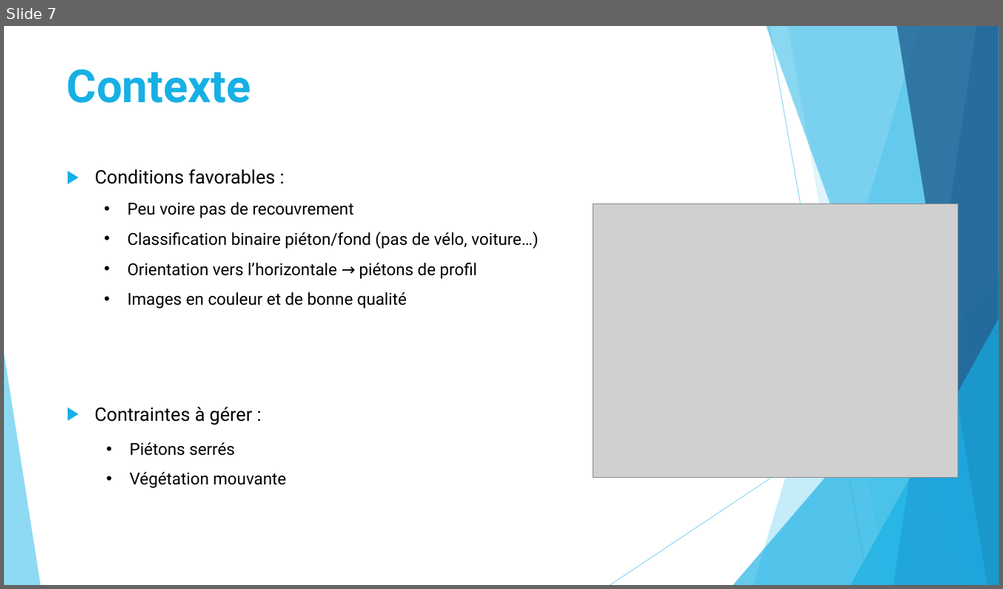
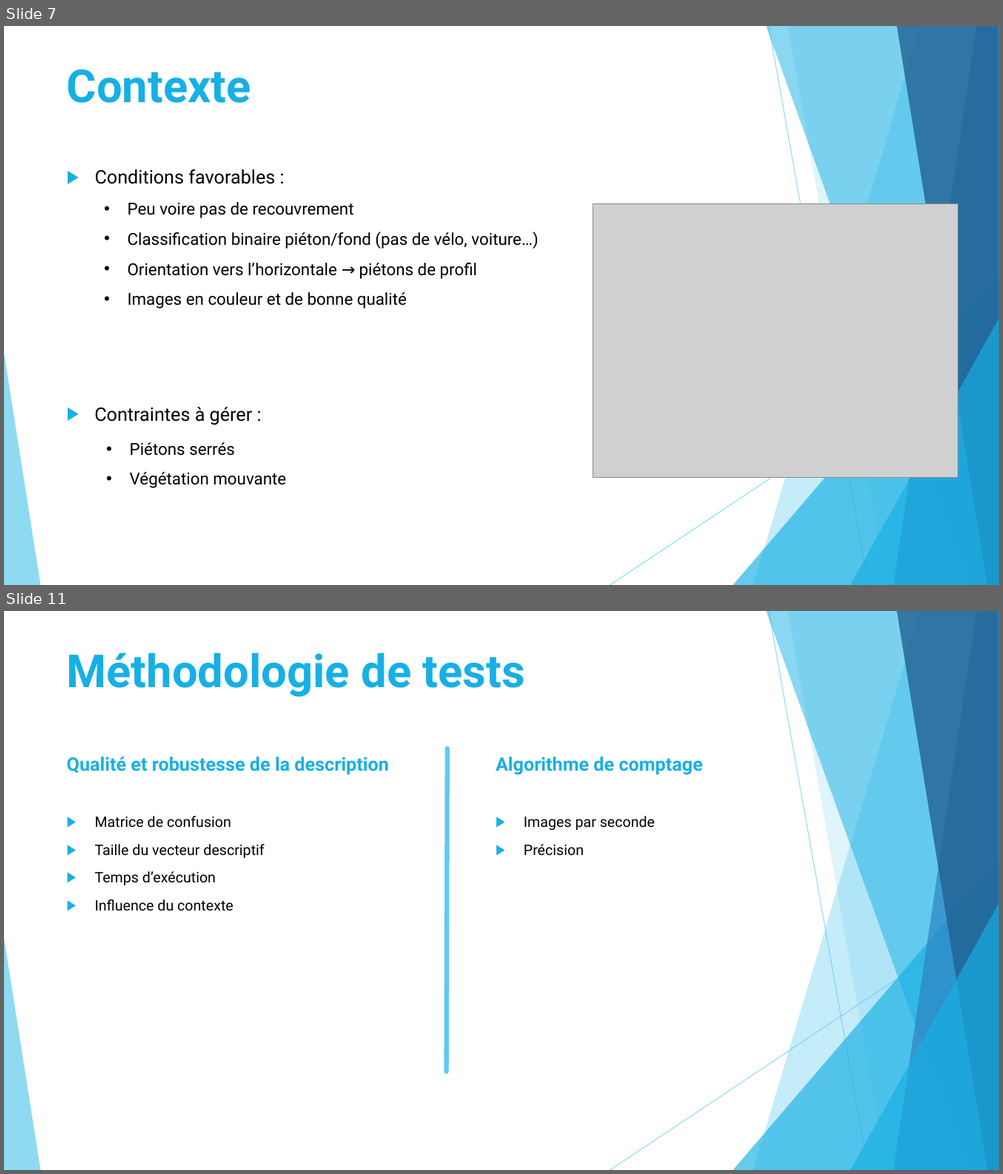
Before and after one commit to DGominski/ProjetE-ComptagePersonnes, a slide deck: Presentation/Projet E.pptx. Shown one above the other, each under a label of ours: slide 7 before the commit, slides 7 and 11 after it; the slides between them are not shown. The pictures are 1003x589 and 1003x1174 pixels, drawn with LibreOffice and Linux fonts; fonts in the diff are those of the drawing; grey boxes stand for pictures. Boxes give left, top, right and bottom in pixels: in the first picture for what was removed or moved away, otherwise in the second. Text is boxed around its words. In the diff, an @@ line names an element or a change of style, - is before the commit and + after.

```diff
--- a/Presentation/Projet E.pptx
+++ b/Presentation/Projet E.pptx
@@ slide 11 added at [4, 611, 999, 1170], background #FFFFFF; not listed: 10 template elements that a slide beside it also shows @@
@@ text added at [67, 652, 525, 697], 44 pt, text #17B0E4, bold @@
+Méthodologie de tests
@@ title added at [67, 757, 388, 775], 18 pt, text #17B0E4, bold @@
+Qualité et robustesse de la description
@@ line added from (447, 749) to (447, 1072), #5FCBEF 4.5 pt @@
@@ text added at [495, 757, 703, 775], 18 pt, text #17B0E4, bold @@
+Algorithme de comptage
@@ text added at [95, 816, 264, 911], 14 pt, text #000000 @@
+▶ Matrice de confusion
+▶ Taille du vecteur descriptif
+▶ Temps d’exécution
+▶ Influence du contexte
@@ text added at [523, 816, 654, 856], 14 pt, text #000000 @@
+▶ Images par seconde
+▶ Précision
```
Also in this commit, not shown: 2 slides changed, 4 other slides added, 2 slides removed, 5 other files.
